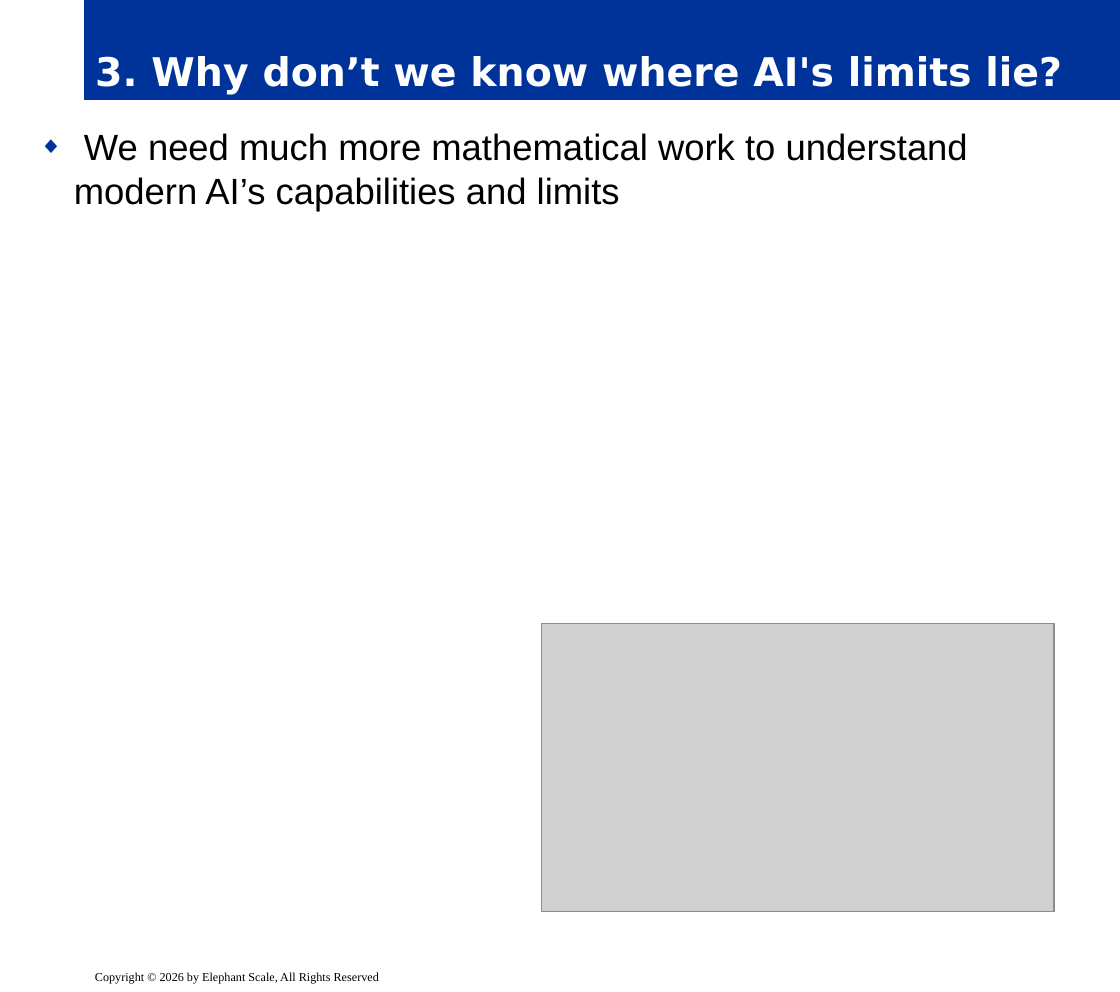
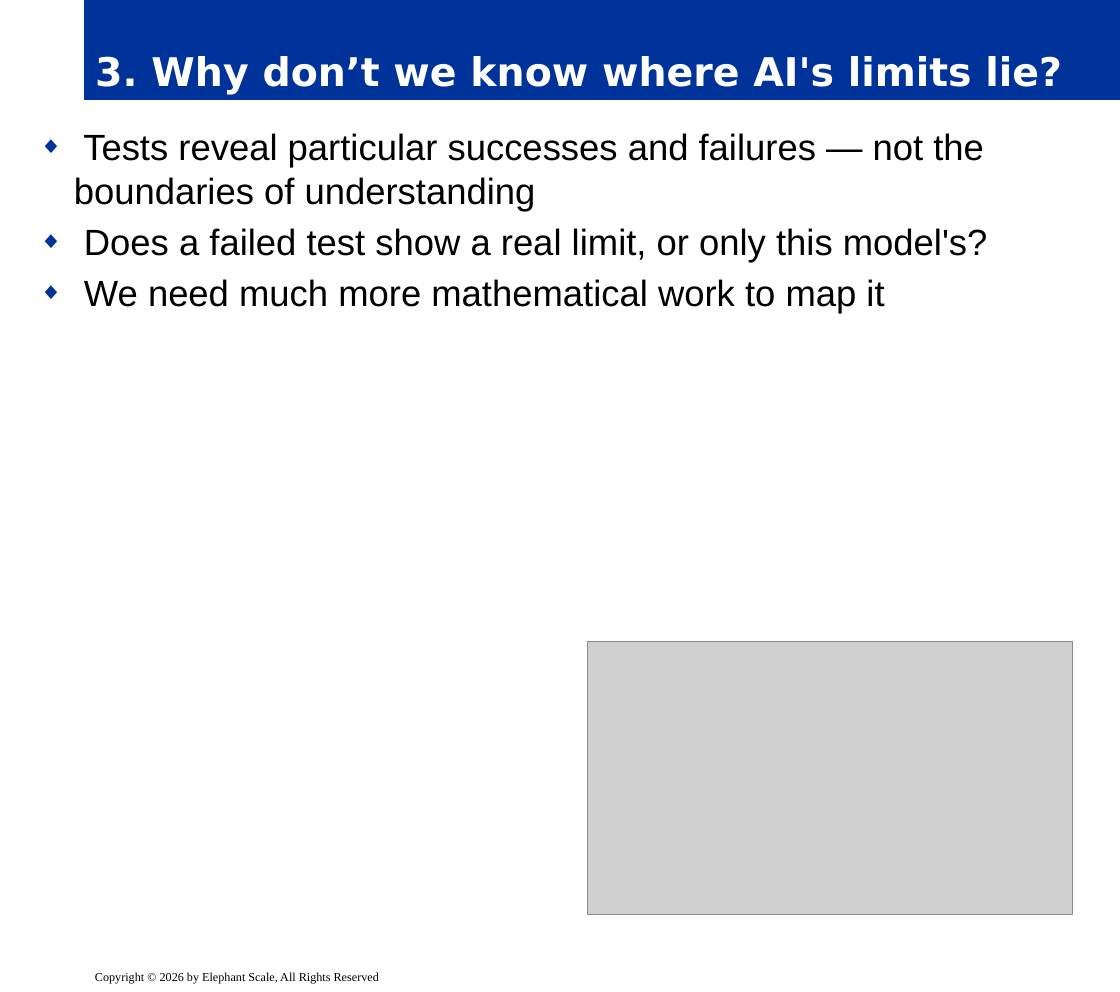
Before and after one commit to elephantscale/OpenAI-labs, a slide deck: slide 5 of 120-eight-questions-on-math-and-AI/slides/release/01__intro.pptx. Drawn at 1120x992 pixels with LibreOffice and Linux fonts; fonts in the diff are those of the drawing; grey boxes stand for pictures; background and template pictures are left out. Boxes give left, top, right and bottom in pixels: in the first picture for what was removed or moved away, otherwise in the second. Text is boxed around its words. In the diff, an @@ line names an element or a change of style, - is before the commit and + after.

```diff
--- a/120-eight-questions-on-math-and-AI/slides/release/01__intro.pptx
+++ b/120-eight-questions-on-math-and-AI/slides/release/01__intro.pptx
@@ text at box(74, 133, 988, 314): text changed @@
-◆ We need much more mathematical work to understand modern AI’s capabilities and limits
+◆ Tests reveal particular successes and failures — not the boundaries of understanding
+◆ Does a failed test show a real limit, or only this model's?
+◆ We need much more mathematical work to map it
@@ picture: place and size @@
-picture at box(542, 623, 1054, 911)
+picture at box(588, 641, 1073, 915)
```
Also in this commit, not shown: 7 other slides changed, 1 other file.
